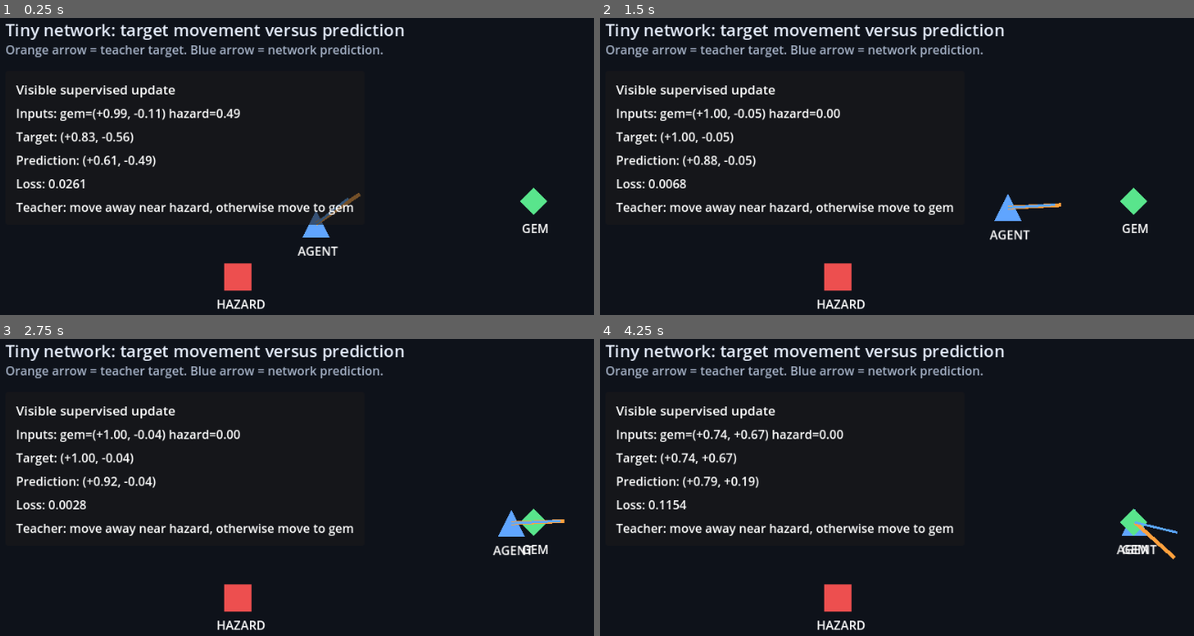
Above: before the commit, frames 1-4 (two rows, left to right).
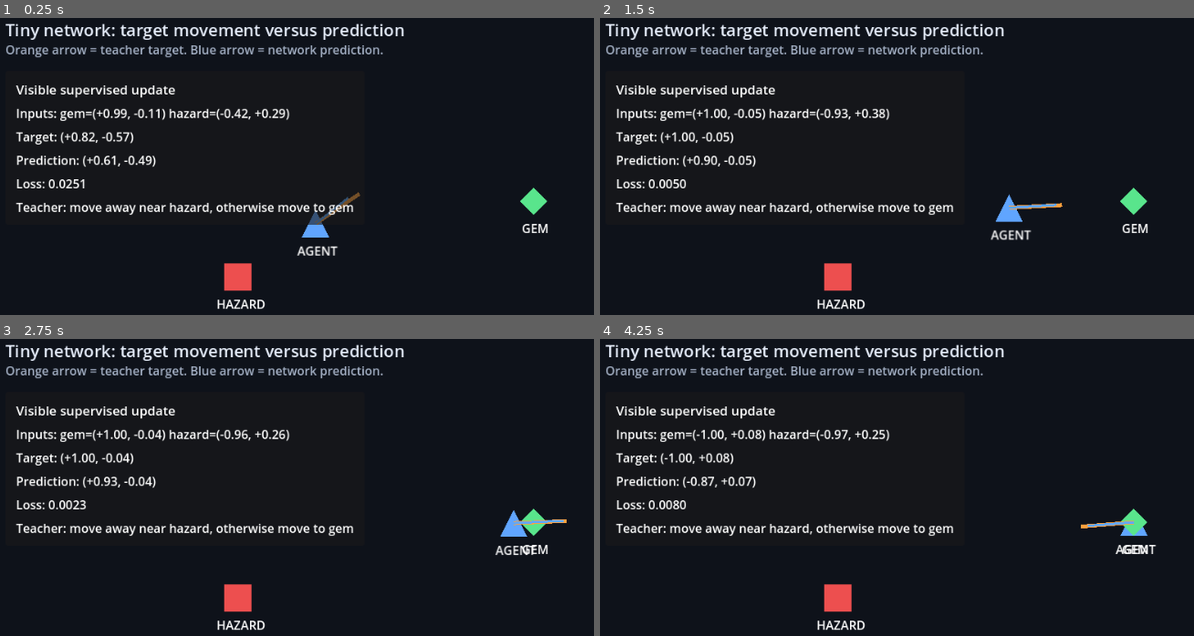
Above: after the commit, the same moments.

Repository: minigraphx/godot-rl-course
Game: Godot game, scene res://unit_02_collector/unit_02_collector.tscn
Two runs of this game, one before a commit and one after it. Both use one fixed random seed, a clock stepped at 60 frames per second and the inputs below. The project has no main scene, so this scene is started directly.
Inputs:
- Up to frame 1 (0.25 s): no input
- Up to frame 2 (1.5 s): hold Right (ui_right) 0.53-1.28 s; hold Down (ui_down) from 1.28 s (still down)
- Up to frame 3 (2.75 s): release Down (ui_down) at 2.03 s; hold Right (ui_right) from 2.03 s (still down)
- Up to frame 4 (4.25 s): release Right (ui_right) at 2.78 s; hold Up (ui_up) 2.78-3.53 s; hold Left (ui_left) from 3.53 s (still down)

The runs differ from the first frame. In frame 1, 0.5% of the frame differs, in the area x 12-61%, y 30-81%; in frame 2, 0.6%; in frame 3, 0.5%; in frame 4, 1.8%, in the area x 9-98%, y 30-75%.

Commit message:
fix: make collector learning target observable
Co-authored-by: Cursor <cursoragent@cursor.com>

Diff:
--- a/examples/neural_foundations/game/shared/tiny_mlp.gd
+++ b/examples/neural_foundations/game/shared/tiny_mlp.gd
@@ -2,10 +2,10 @@
 extends RefCounted
 
 var w_hidden: Array[PackedFloat32Array] = [
-	PackedFloat32Array([0.1, -0.2, 0.3]),
-	PackedFloat32Array([0.4, 0.1, -0.1]),
-	PackedFloat32Array([-0.3, 0.2, 0.2]),
-	PackedFloat32Array([0.2, 0.3, -0.4]),
+	PackedFloat32Array([0.1, -0.2, 0.3, -0.1]),
+	PackedFloat32Array([0.4, 0.1, -0.1, 0.2]),
+	PackedFloat32Array([-0.3, 0.2, 0.2, 0.1]),
+	PackedFloat32Array([0.2, 0.3, -0.4, -0.2]),
 ]
 var b_hidden := PackedFloat32Array([0.0, 0.0, 0.0, 0.0])
 var w_output: Array[PackedFloat32Array] = [
@@ -40,6 +40,31 @@
 	target: PackedFloat32Array,
 	learning_rate: float
 ) -> float:
+	var prediction := forward(inputs)
+	var loss := mse_loss(prediction, target)
+	var gradients := gradient_sample(inputs, target)
+	var d_w_output: Array = gradients["w_output"]
+	var d_b_output: PackedFloat32Array = gradients["b_output"]
+	var d_w_hidden: Array = gradients["w_hidden"]
+	var d_b_hidden: PackedFloat32Array = gradients["b_hidden"]
+
+	for output_index in range(w_output.size()):
+		for hidden_index in range(w_output[output_index].size()):
+			w_output[output_index][hidden_index] -= learning_rate * d_w_output[output_index][hidden_index]
+		b_output[output_index] -= learning_rate * d_b_output[output_index]
+
+	for hidden_index in range(w_hidden.size()):
+		for input_index in range(w_hidden[hidden_index].size()):
+			w_hidden[hidden_index][input_index] -= learning_rate * d_w_hidden[hidden_index][input_index]
+		b_hidden[hidden_index] -= learning_rate * d_b_hidden[hidden_index]
+
+	return loss
+
+
+func gradient_sample(
+	inputs: PackedFloat32Array,
+	target: PackedFloat32Array
+) -> Dictionary:
 	var hidden_pre := _hidden_pre_activations(inputs)
 	var hidden := PackedFloat32Array()
 	for value in hidden_pre:
@@ -54,11 +79,17 @@
 		output_pre.append(weighted_sum)
 		prediction.append(tanh(weighted_sum))
 
-	var loss := mse_loss(prediction, target)
 	var d_output_pre := PackedFloat32Array()
 	for output_index in range(prediction.size()):
 		var d_prediction := 2.0 * (prediction[output_index] - target[output_index]) / target.size()
 		d_output_pre.append(d_prediction * (1.0 - prediction[output_index] * prediction[output_index]))
+
+	var d_w_output: Array[PackedFloat32Array] = []
+	for output_index in range(w_output.size()):
+		var row := PackedFloat32Array()
+		for hidden_index in range(hidden.size()):
+			row.append(d_output_pre[output_index] * hidden[hidden_index])
+		d_w_output.append(row)
 
 	var d_hidden := PackedFloat32Array()
 	for hidden_index in range(hidden.size()):
@@ -67,18 +98,22 @@
 			gradient += w_output[output_index][hidden_index] * d_output_pre[output_index]
 		d_hidden.append(gradient)
 
-	for output_index in range(w_output.size()):
-		for hidden_index in range(hidden.size()):
-			w_output[output_index][hidden_index] -= learning_rate * d_output_pre[output_index] * hidden[hidden_index]
-		b_output[output_index] -= learning_rate * d_output_pre[output_index]
-
+	var d_w_hidden: Array[PackedFloat32Array] = []
+	var d_b_hidden := PackedFloat32Array()
 	for hidden_index in range(w_hidden.size()):
 		var d_hidden_pre := d_hidden[hidden_index] * (1.0 - hidden[hidden_index] * hidden[hidden_index])
+		d_b_hidden.append(d_hidden_pre)
+		var row := PackedFloat32Array()
 		for input_index in range(inputs.size()):
-			w_hidden[hidden_index][input_index] -= learning_rate * d_hidden_pre * inputs[input_index]
-		b_hidden[hidden_index] -= learning_rate * d_hidden_pre
+			row.append(d_hidden_pre * inputs[input_index])
+		d_w_hidden.append(row)
 
-	return loss
+	return {
+		"w_hidden": d_w_hidden,
+		"b_hidden": d_b_hidden,
+		"w_output": d_w_output,
+		"b_output": d_output_pre,
+	}
 
 
 func _hidden_activations(inputs: PackedFloat32Array) -> PackedFloat32Array:
--- a/examples/neural_foundations/game/test/test_collector_agent.gd
+++ b/examples/neural_foundations/game/test/test_collector_agent.gd
@@ -23,16 +23,23 @@
 		Vector2(3.0, 4.0),
 		Vector2(6.0, 8.0)
 	)
+	harness.assert_true(inputs.size() == 4, "collector exposes four learnable inputs")
+	if inputs.size() != 4:
+		collector.free()
+		quit(harness.failures)
+		return
 	harness.assert_close(inputs[0], 0.6, 0.000001, "gem direction x")
 	harness.assert_close(inputs[1], 0.8, 0.000001, "gem direction y")
-	harness.assert_close(inputs[2], 0.0, 0.000001, "hazard at sensor edge")
+	harness.assert_close(inputs[2], 0.6, 0.000001, "hazard offset x")
+	harness.assert_close(inputs[3], 0.8, 0.000001, "hazard offset y")
 
 	var close_hazard_inputs: PackedFloat32Array = collector.observation_inputs(
 		Vector2.ZERO,
 		Vector2(3.0, 4.0),
 		Vector2(3.0, 4.0)
 	)
-	harness.assert_close(close_hazard_inputs[2], 0.5, 0.000001, "hazard proximity")
+	harness.assert_close(close_hazard_inputs[2], 0.3, 0.000001, "close hazard offset x")
+	harness.assert_close(close_hazard_inputs[3], 0.4, 0.000001, "close hazard offset y")
 
 	var velocity: Vector2 = collector.prediction_to_velocity(
 		PackedFloat32Array([2.0, -0.5]),
--- a/examples/neural_foundations/game/test/test_collector_scene.gd
+++ b/examples/neural_foundations/game/test/test_collector_scene.gd
@@ -24,7 +24,7 @@
 	var prediction: PackedFloat32Array = demo.get("last_prediction")
 	var loss: float = demo.get("last_loss")
 
-	harness.assert_true(inputs.size() == 3, "scene exposes three inputs")
+	harness.assert_true(inputs.size() == 4, "scene exposes four inputs")
 	harness.assert_true(target.size() == 2, "scene exposes two target values")
 	harness.assert_true(prediction.size() == 2, "scene exposes two predictions")
 	harness.assert_true(loss >= 0.0, "scene exposes non-negative loss")
--- a/examples/neural_foundations/game/test/test_tiny_mlp.gd
+++ b/examples/neural_foundations/game/test/test_tiny_mlp.gd
@@ -37,6 +37,66 @@
 	harness.assert_close(prediction[0], expected, 0.000001, "forward pass")
 
 	var target := PackedFloat32Array([0.8])
+	var gradients: Dictionary = network.gradient_sample(inputs, target)
+	var gradient_hidden: Array = gradients["w_hidden"]
+	var gradient_output: Array = gradients["w_output"]
+	var gradient_b_hidden: PackedFloat32Array = gradients["b_hidden"]
+	var gradient_b_output: PackedFloat32Array = gradients["b_output"]
+	harness.assert_close(
+		gradient_hidden[0][0],
+		-0.4325939877,
+		0.000001,
+		"hidden gradient row 0 col 0"
+	)
+	harness.assert_close(
+		gradient_hidden[0][1],
+		0.2162969938,
+		0.000001,
+		"hidden gradient row 0 col 1"
+	)
+	harness.assert_close(
+		gradient_hidden[1][0],
+		0.1888499534,
+		0.000001,
+		"hidden gradient row 1 col 0"
+	)
+	harness.assert_close(
+		gradient_hidden[1][1],
+		-0.0944249767,
+		0.000001,
+		"hidden gradient row 1 col 1"
+	)
+	harness.assert_close(
+		gradient_b_hidden[0],
+		-0.8651879753,
+		0.000001,
+		"hidden bias gradient 0"
+	)
+	harness.assert_close(
+		gradient_b_hidden[1],
+		0.3776999069,
+		0.000001,
+		"hidden bias gradient 1"
+	)
+	harness.assert_close(
+		gradient_output[0][0],
+		-0.2961483109,
+		0.000001,
+		"output gradient col 0"
+	)
+	harness.assert_close(
+		gradient_output[0][1],
+		-0.6018748484,
+		0.000001,
+		"output gradient col 1"
+	)
+	harness.assert_close(
+		gradient_b_output[0],
+		-1.5004323265,
+		0.000001,
+		"output bias gradient"
+	)
+
 	var first_loss: float = network.mse_loss(prediction, target)
 	for _index in range(25):
 		network.train_sample(inputs, target, 0.2)
--- a/examples/neural_foundations/game/unit_02_collector/collector_agent.gd
+++ b/examples/neural_foundations/game/unit_02_collector/collector_agent.gd
@@ -47,12 +47,15 @@
 		gem_direction = gem_offset.normalized()
 
 	var hazard_distance := agent_position.distance_to(hazard_position)
-	var hazard_proximity := 1.0 - clampf(hazard_distance / sensor_radius, 0.0, 1.0)
+	var hazard_offset := (hazard_position - agent_position) / sensor_radius
+	if hazard_distance > sensor_radius and hazard_offset.length() > 0.0:
+		hazard_offset = hazard_offset.normalized()
 
 	return PackedFloat32Array([
 		gem_direction.x,
 		gem_direction.y,
-		hazard_proximity,
+		hazard_offset.x,
+		hazard_offset.y,
 	])
 
 
@@ -122,10 +125,11 @@
 
 func _update_labels() -> void:
 	if input_label != null:
-		input_label.text = "Inputs: gem=(%+.2f, %+.2f) hazard=%.2f" % [
+		input_label.text = "Inputs: gem=(%+.2f, %+.2f) hazard=(%+.2f, %+.2f)" % [
 			last_inputs[0],
 			last_inputs[1],
 			last_inputs[2],
+			last_inputs[3],
 		]
 	if target_label != null:
 		target_label.text = "Target: (%+.2f, %+.2f)" % [
Not shown, changed: content/unit-neural-02.md
Not shown, changed: docs/superpowers/plans/2026-06-06-neural-foundations-delivery.md
